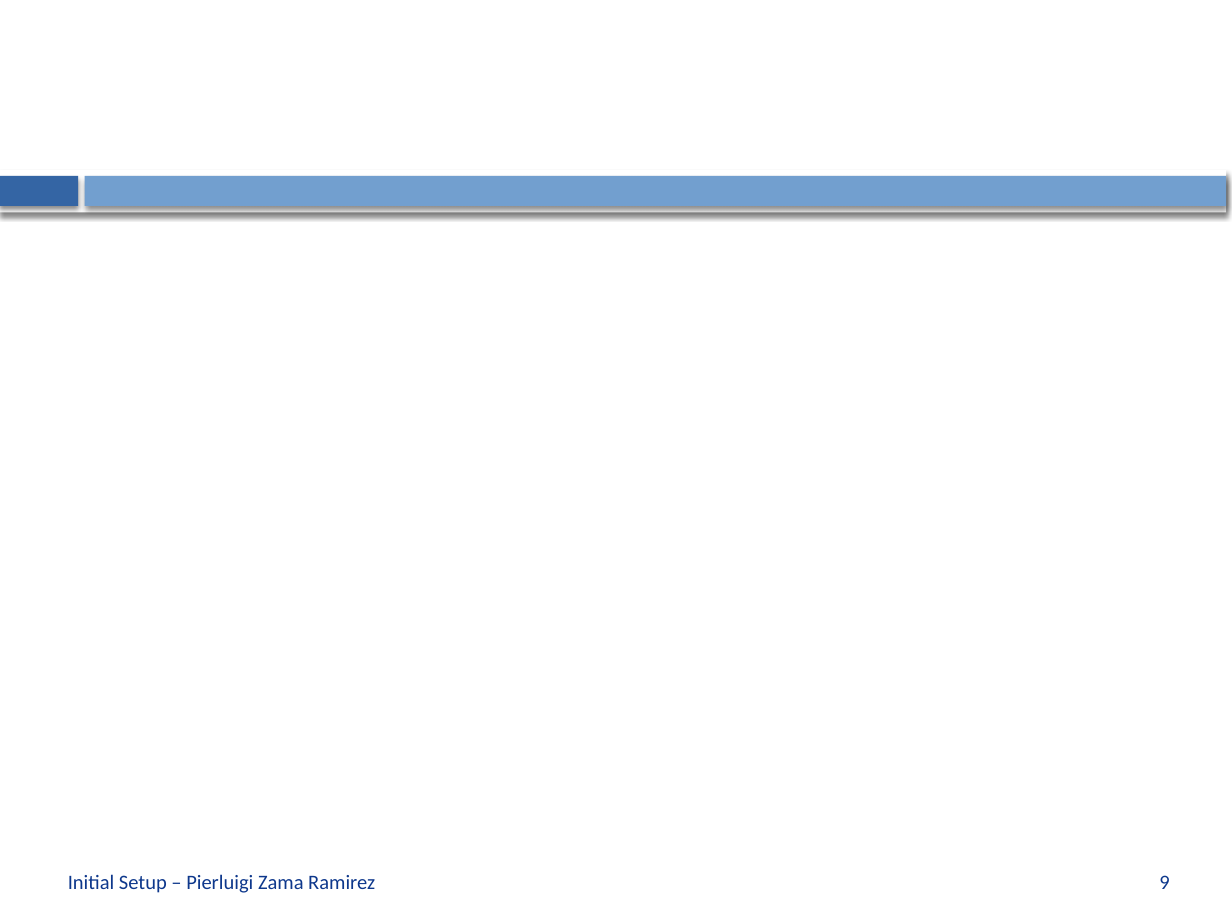
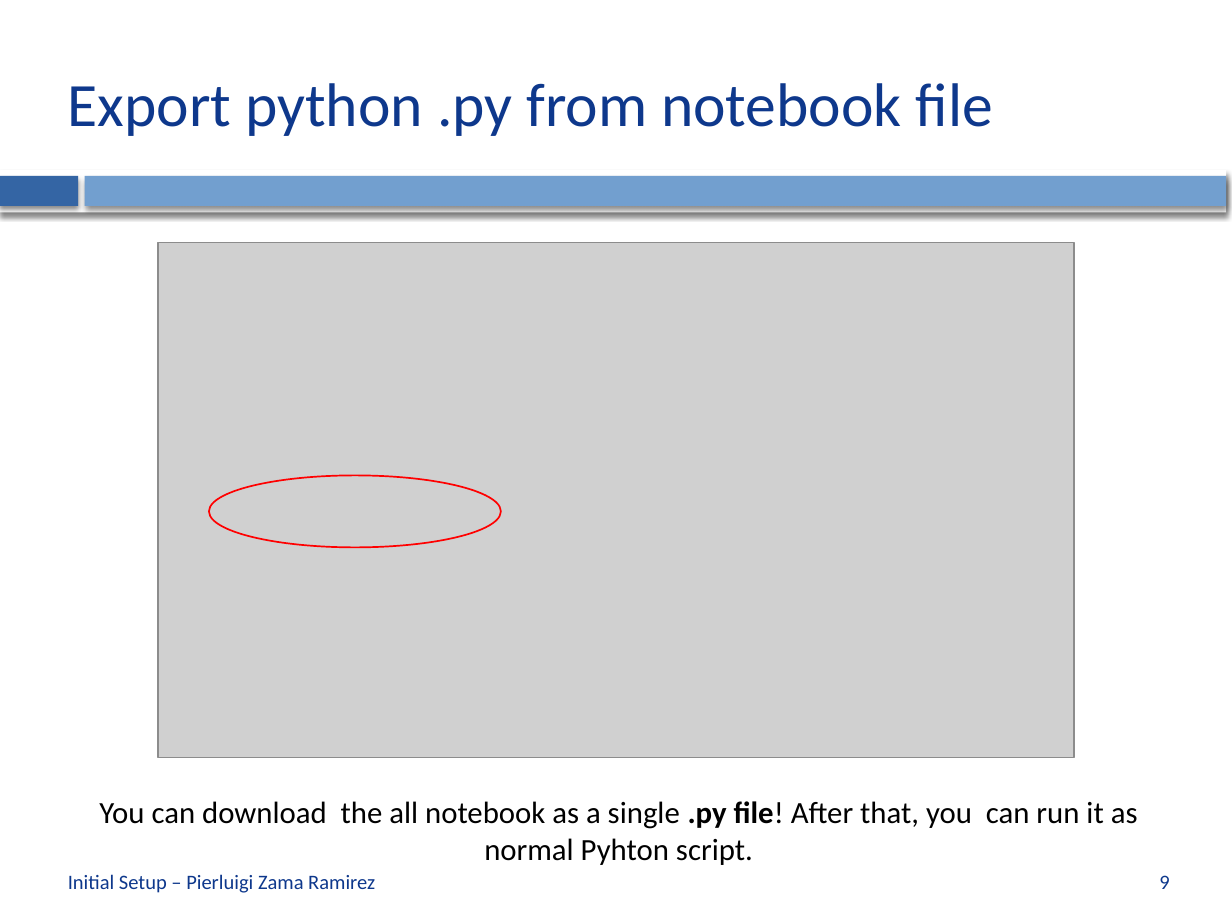
Before and after one commit to CVLAB-Unibo/ComputerVisionImageProcessing-LabSessions, a slide deck: slide 9 of LabSession0 - Initial Setup.pptx. Drawn at 1232x924 pixels with LibreOffice and Linux fonts; fonts in the diff are those of the drawing; grey boxes stand for pictures; background and template pictures are left out. Boxes give left, top, right and bottom in pixels: in the first picture for what was removed or moved away, otherwise in the second. Text is boxed around its words. In the diff, an @@ line names an element or a change of style, - is before the commit and + after.

```diff
--- a/LabSession0 - Initial Setup.pptx
+++ b/LabSession0 - Initial Setup.pptx
@@ title added at (68, 83, 993, 136), 36 pt, text #0E388C @@
+Export python .py from notebook file
@@ picture added at (158, 243, 1073, 758) @@
@@ ellipse added at (209, 476, 501, 547), outline #FF0000 1 pt @@
@@ text added at (99, 801, 1138, 865), 18 pt, text #000000 @@
+You can download the all notebook as a single .py file! After that, you can run it as normal Pyhton script.
```
Also in this commit, not shown: 6 other slides changed, 2 slides added, 2 other files.
